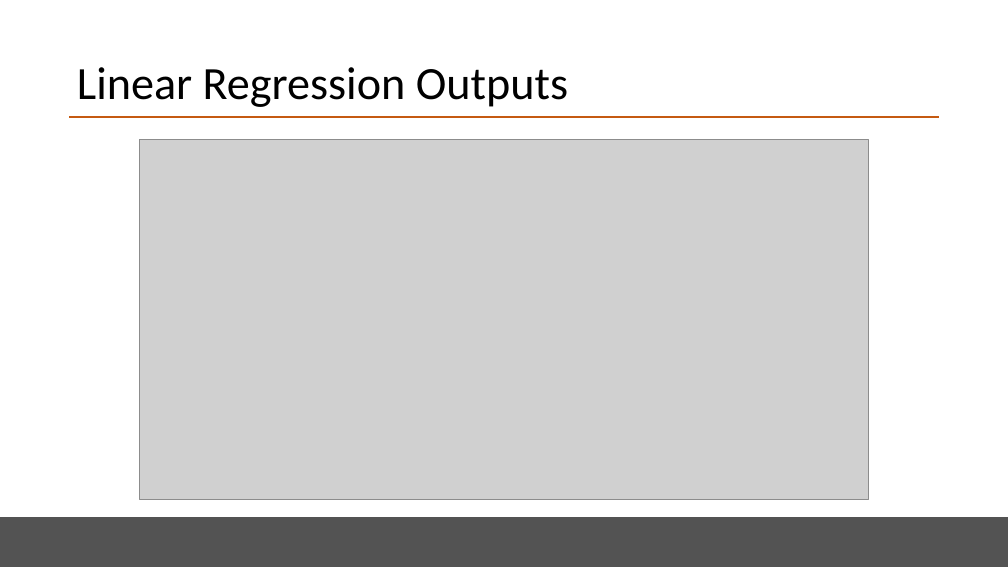
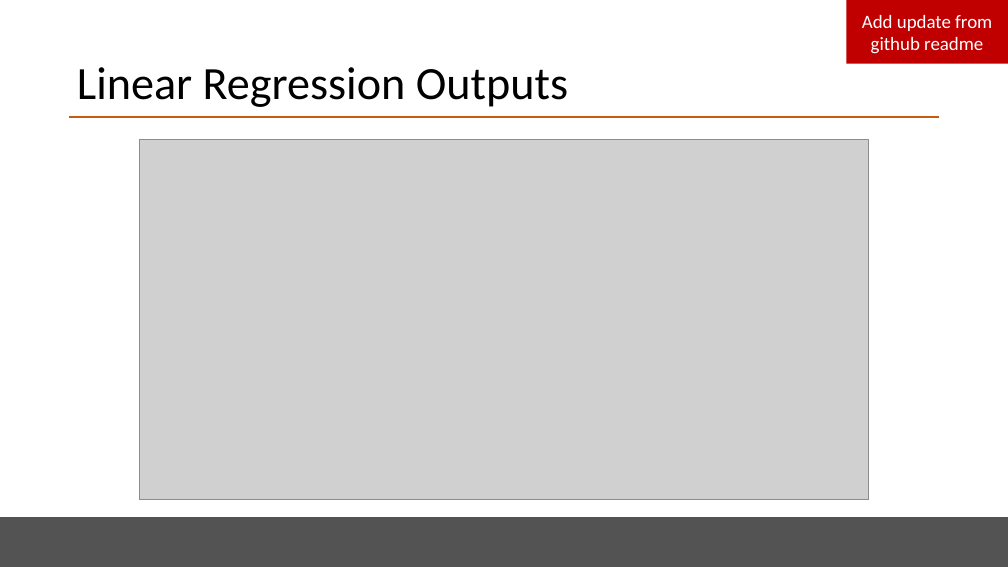
Before and after one commit to emilymcdaniel/Final_Project, a slide deck: slide 8 of BootCamp_FinalPres_v3.pptx. Drawn at 1008x567 pixels with LibreOffice and Linux fonts; fonts in the diff are those of the drawing; grey boxes stand for pictures. Boxes give left, top, right and bottom in pixels: in the first picture for what was removed or moved away, otherwise in the second. Text is boxed around its words. In the diff, an @@ line names an element or a change of style, - is before the commit and + after.

```diff
--- a/BootCamp_FinalPres_v3.pptx
+++ b/BootCamp_FinalPres_v3.pptx
@@ rectangle added at <box>847,0,1008,64</box>, fill #C00000, 18 pt, text #FFFFFF @@
+Add update from github readme
```
Also in this commit, not shown: 3 other slides changed.
